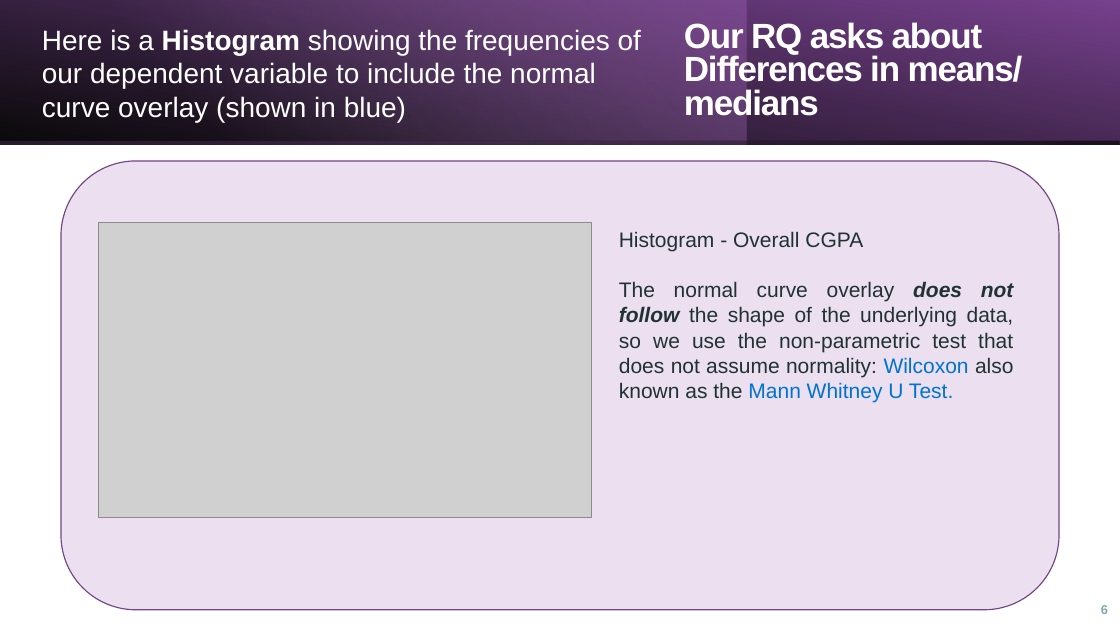
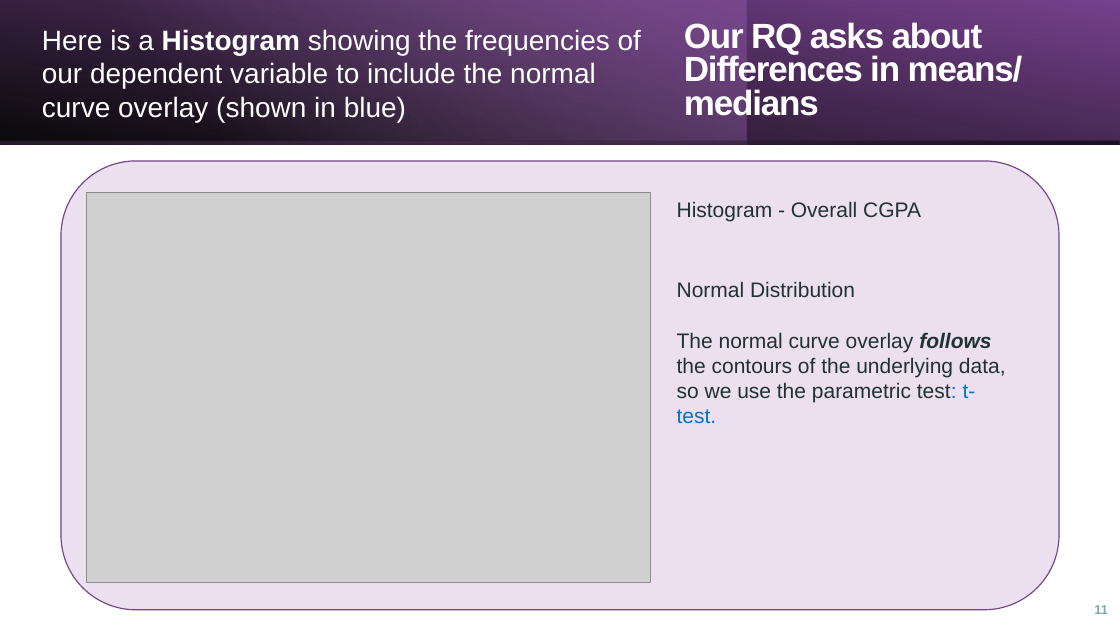
Before and after one commit to Abdoulrasheed/team-research-136, a slide deck: slide 11 of PPT and Documentations/groupA136_vis_and_analysis_student_demo_final.pptx (slide 6 before the commit). Drawn at 1120x630 pixels with LibreOffice and Linux fonts; fonts in the diff are those of the drawing; grey boxes stand for pictures. Boxes give left, top, right and bottom in pixels: in the first picture for what was removed or moved away, otherwise in the second. Text is boxed around its words. In the diff, an @@ line names an element or a change of style, - is before the commit and + after.

Commit message:
Added total number of rows removed after cleaning and more analysis on data cleaning

```diff
--- a/PPT and Documentations/groupA136_vis_and_analysis_student_demo_final.pptx
+++ b/PPT and Documentations/groupA136_vis_and_analysis_student_demo_final.pptx
@@ picture: place and size @@
-picture at (98, 223, 592, 518)
+picture at (87, 192, 651, 582)
@@ text "Histogram - Overall CGPA": place and size @@
-text "Histogram - Overall CGPA" at (619, 231, 863, 252)
+text "Histogram - Overall CGPA" at (677, 201, 921, 221)
@@ text at (677, 281, 1006, 423): text changed @@
-The normal curve overlay does not follow the shape of the underlying data, so we use the non-parametric test that does not assume normality: Wilcoxon also known as the Mann Whitney U Test.
+Normal Distribution
+The normal curve overlay follows the contours of the underlying data, so we use the parametric test: t-test.
@@ page number at (1094, 605, 1108, 614): text changed @@
-6
+11
```
Also in this commit, not shown: 7 other slides changed, 5 slides added, 1 slide removed, 1 other file.
